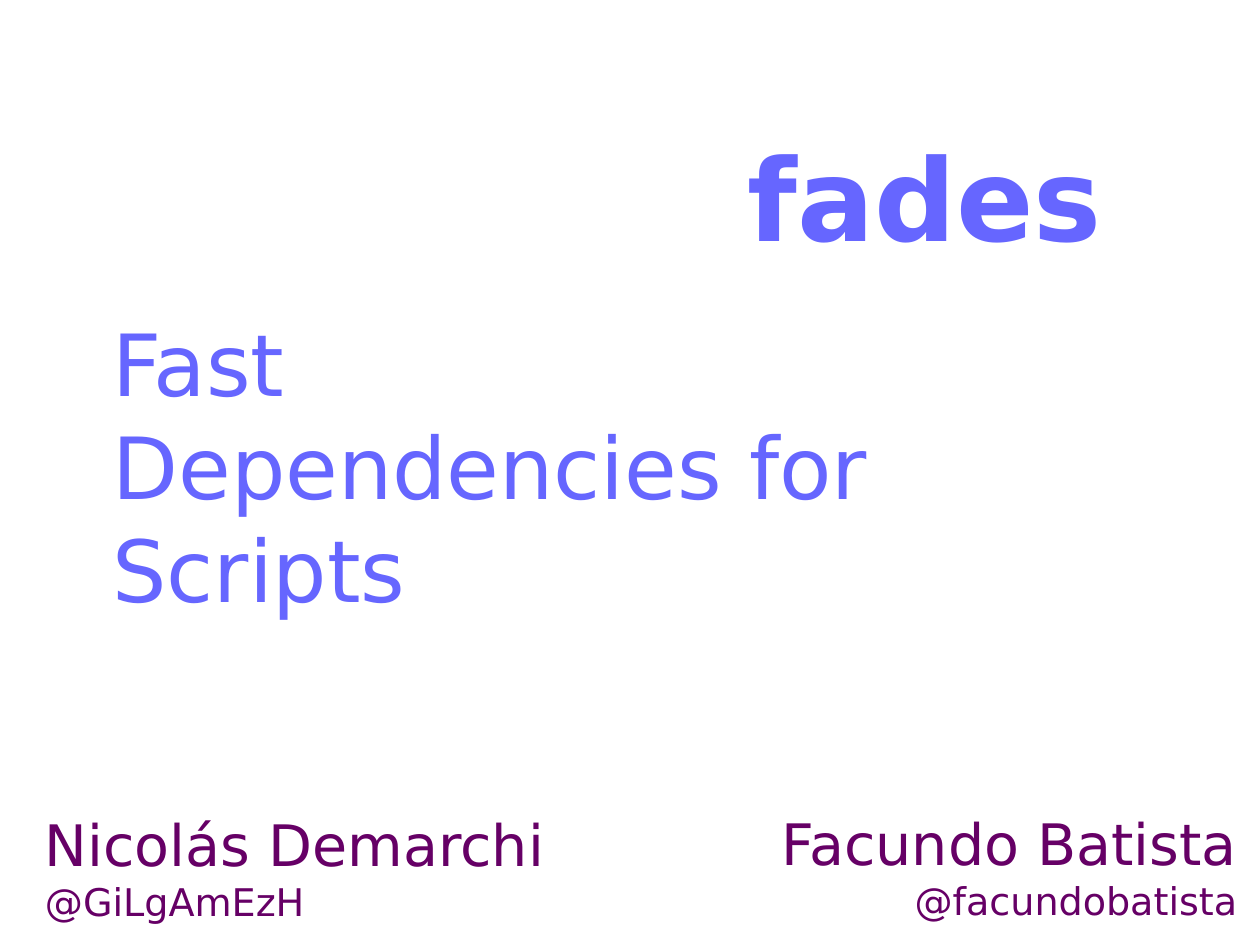
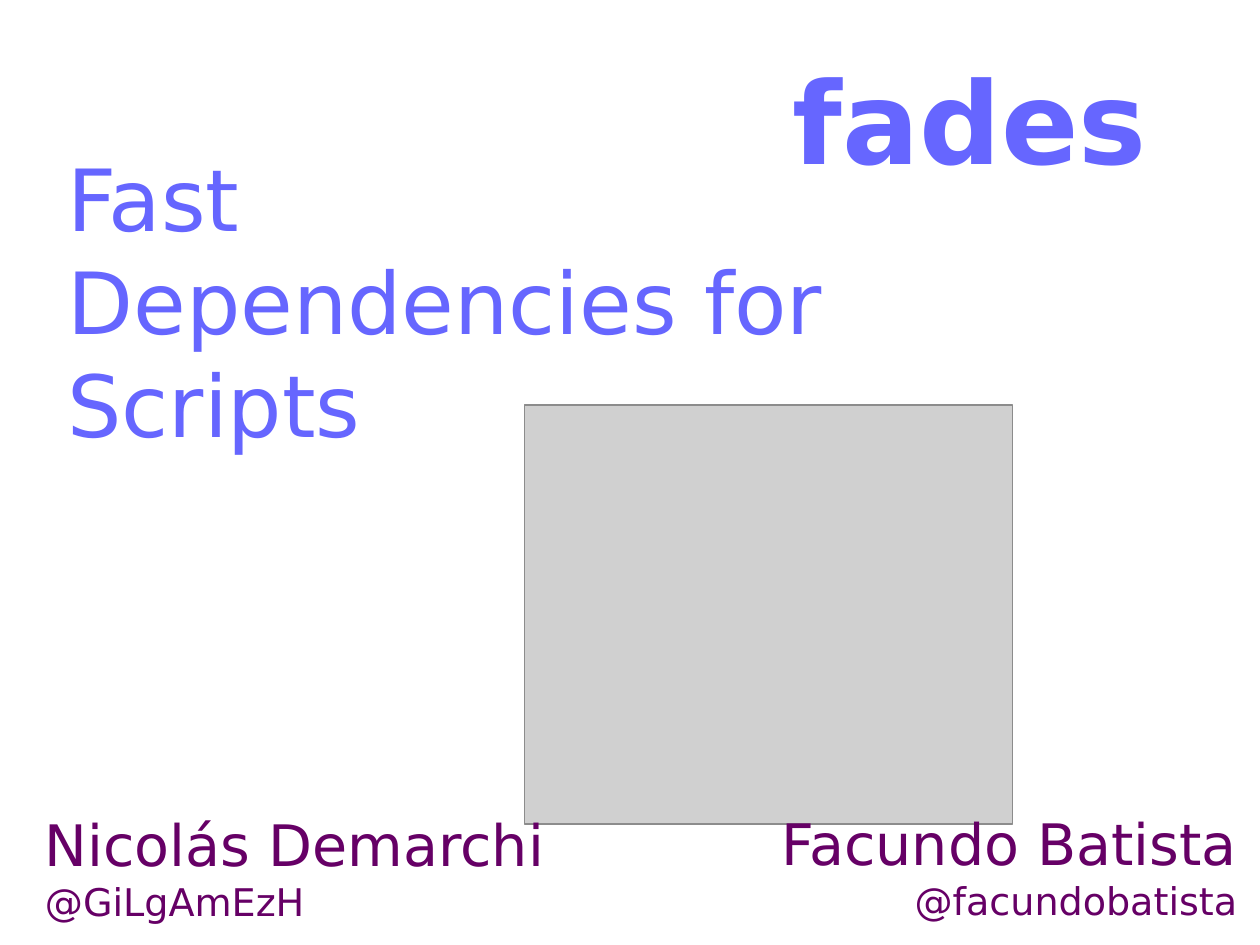
Before and after one commit to PyAr/fades, a slide deck: slide 1 of resources/slides.odp. Drawn at 1260x945 pixels with LibreOffice and Linux fonts; fonts in the diff are those of the drawing; grey boxes stand for pictures. Boxes give left, top, right and bottom in pixels: in the first picture for what was removed or moved away, otherwise in the second. Text is boxed around its words. In the diff, an @@ line names an element or a change of style, - is before the commit and + after.

```diff
--- a/resources/slides.odp
+++ b/resources/slides.odp
@@ title "fades": place and size @@
-title "fades" at [748,154,1102,243]
+title "fades" at [793,77,1147,166]
@@ title "Fast Dependencies for Scripts": place and size @@
-title "Fast Dependencies for Scripts" at [112,333,867,620]
+title "Fast Dependencies for Scripts" at [67,168,822,455]
@@ picture added at [525,405,1013,824] @@
```
Also in this commit, not shown: 1 other slide changed, 3 other files.
